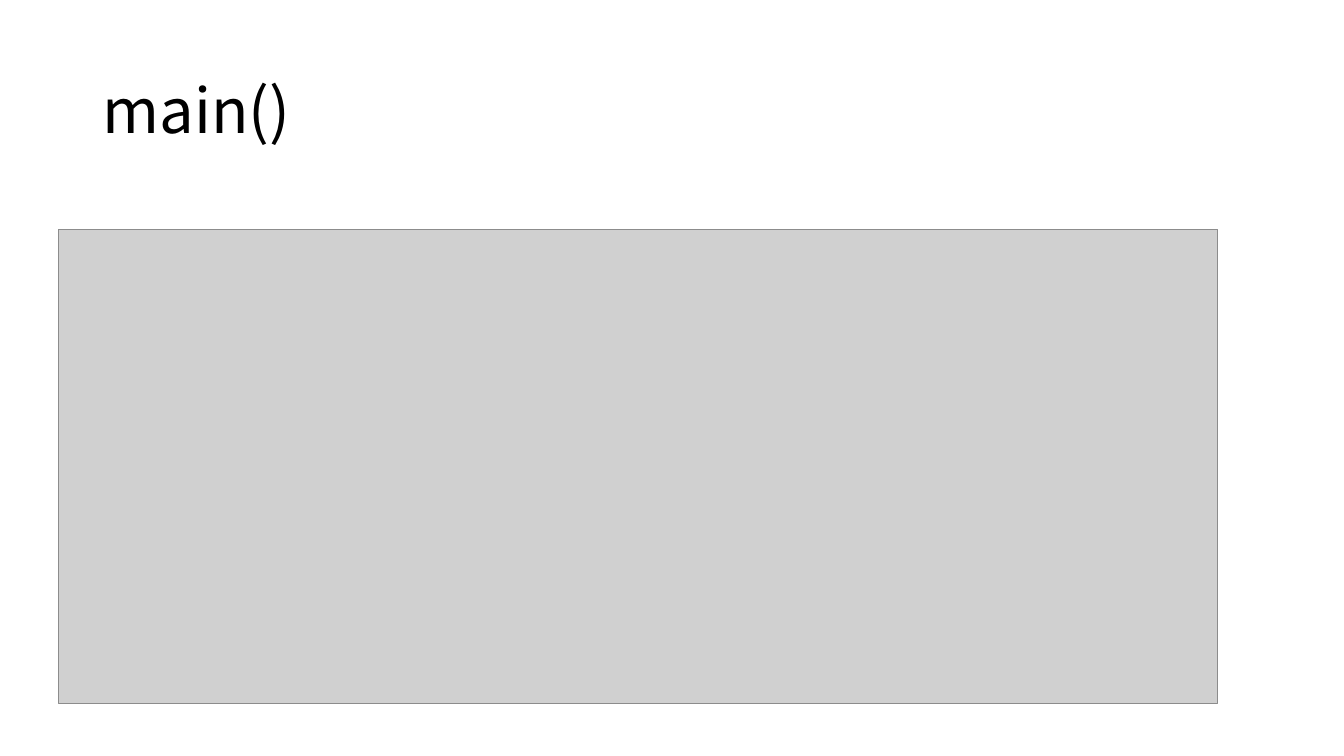
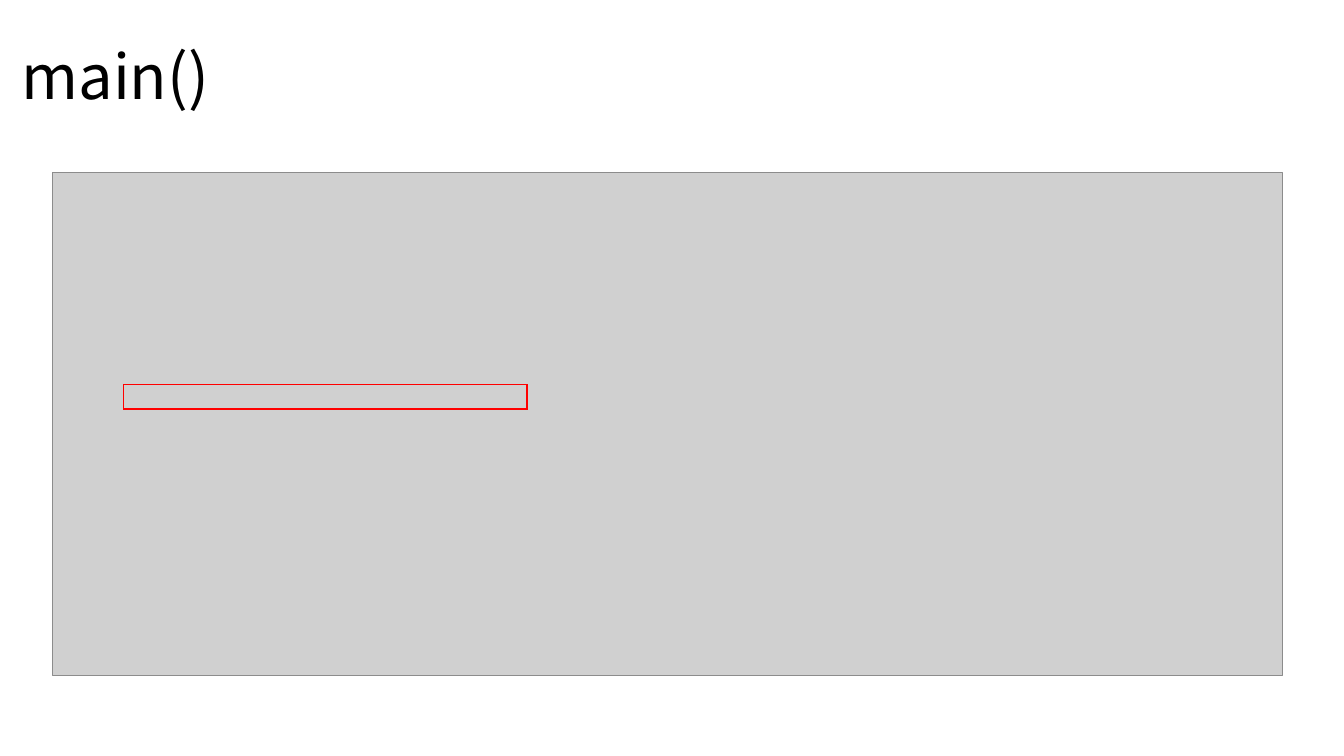
Before and after one commit to seol8118/seol8118.github.io, a slide deck: slide 1 of assets/images/od/ssd.pptx (slide 2 before the commit). Drawn at 1344x756 pixels with LibreOffice and Linux fonts; fonts in the diff are those of the drawing; grey boxes stand for pictures. Boxes give left, top, right and bottom in pixels: in the first picture for what was removed or moved away, otherwise in the second. Text is boxed around its words. In the diff, an @@ line names an element or a change of style, - is before the commit and + after.

```diff
--- a/assets/images/od/ssd.pptx
+++ b/assets/images/od/ssd.pptx
@@ title "main()": place and size @@
-title "main()" at (102, 83, 290, 145)
+title "main()" at (21, 49, 209, 111)
@@ picture: place and size @@
-picture at (58, 229, 1218, 704)
+picture at (52, 172, 1282, 676)
@@ rectangle added at (124, 384, 527, 409), outline #FF0000 1 pt @@
```
Also in this commit, not shown: 2 other slides changed, 5 slides added, 2 slides removed, 7 other files.
